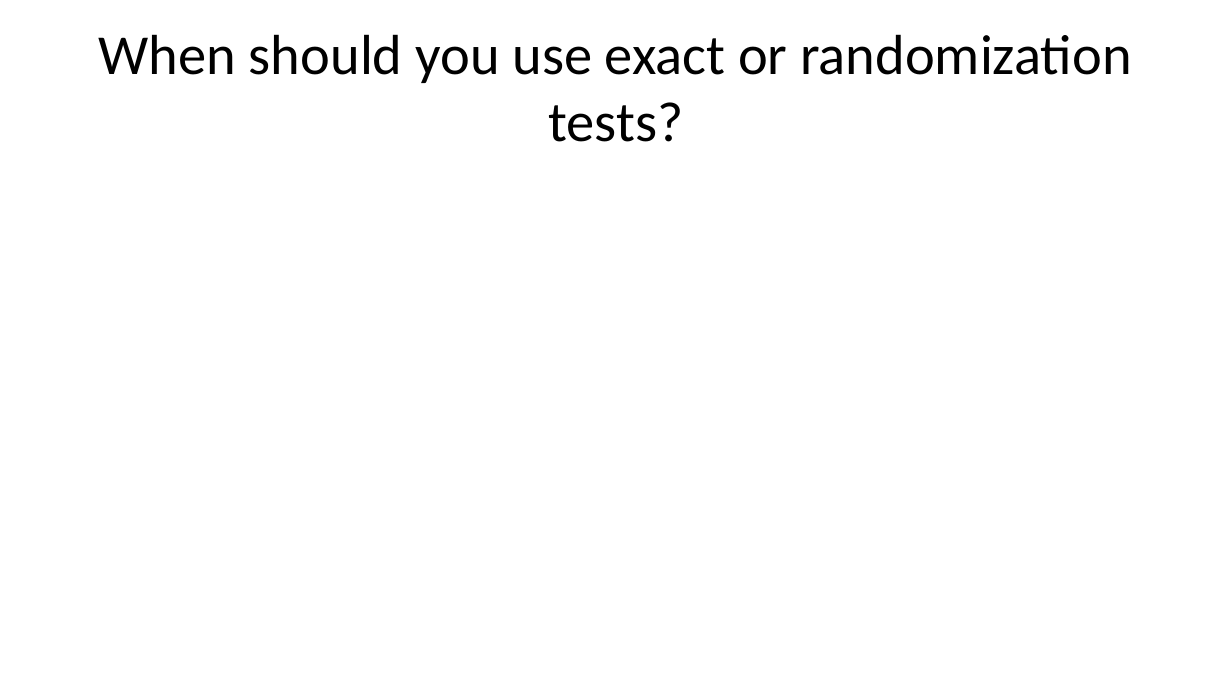
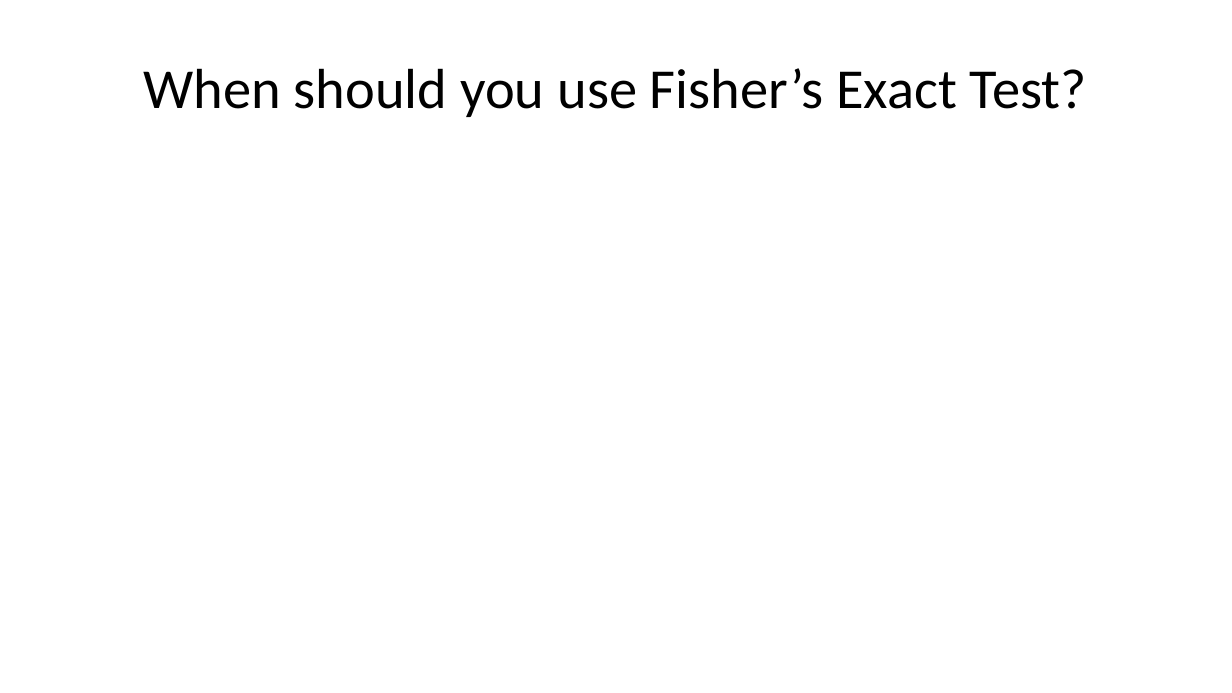
Before and after one commit to pmean/talks, a slide deck: slide 62 of exact-tests/results/exact-and-randomization-tests.pptx (slide 58 before the commit). Drawn at 1232x693 pixels with LibreOffice and Linux fonts; fonts in the diff are those of the drawing. Boxes give left, top, right and bottom in pixels: in the first picture for what was removed or moved away, otherwise in the second. Text is boxed around its words. In the diff, an @@ line names an element or a change of style, - is before the commit and + after.

```diff
--- a/exact-tests/results/exact-and-randomization-tests.pptx
+++ b/exact-tests/results/exact-and-randomization-tests.pptx
@@ title at (x1=144, y1=68, x2=1087, y2=117): text changed @@
-When should you use exact or randomization tests?
+When should you use Fisher’s Exact Test?
```
Also in this commit, not shown: 5 other slides changed, 11 slides added, 4 slides removed, 5 other files.
